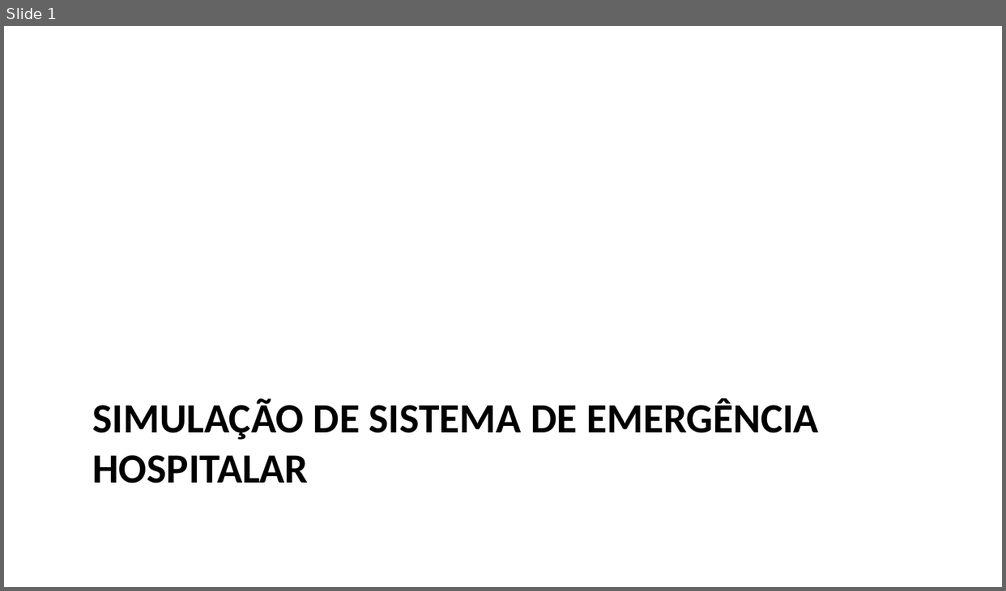
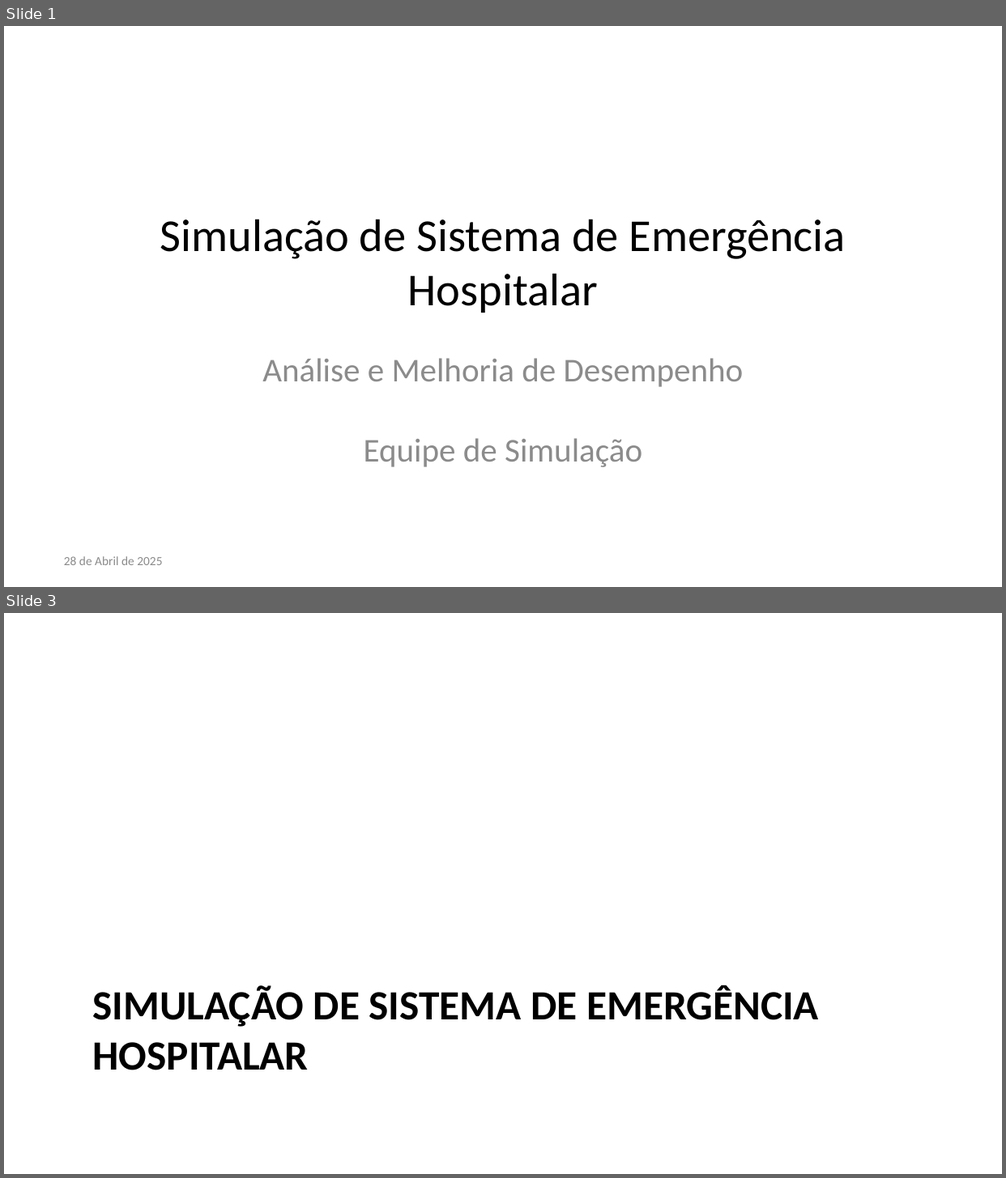
Before and after one commit to bengo501/-T2-Avalia-o-de-Aprendizagem-Simula-o-e-M-todos-Anal-ticos---2025-1, a slide deck: apresentacao_hospital.pptx. Shown one above the other, each under a label of ours: slide 1 before the commit, slides 1 and 3 after it; the slides between them are not shown. The pictures are 1006x591 and 1006x1178 pixels, drawn with LibreOffice and Linux fonts; fonts in the diff are those of the drawing. Boxes give left, top, right and bottom in pixels: in the first picture for what was removed or moved away, otherwise in the second. Text is boxed around its words. In the diff, an @@ line names an element or a change of style, - is before the commit and + after.

```diff
--- a/apresentacao_hospital.pptx
+++ b/apresentacao_hospital.pptx
@@ slide 1 added at [4, 26, 1002, 587], background #FFFFFF @@
@@ title added at [160, 219, 845, 313], 33 pt, text #000000 @@
+Simulação de Sistema de Emergência Hospitalar
@@ subtitle added at [262, 358, 744, 467], 24 pt, text #8C8C8C @@
+Análise e Melhoria de Desempenho
+Equipe de Simulação
@@ text added at [64, 557, 162, 565], 9 pt, text #8C8C8C @@
+28 de Abril de 2025
@@ what was slide 1 is now slide 3 @@
```
Also in this commit, not shown: 8 slides changed, 24 other slides added, 4 slides removed, 13 other files.
